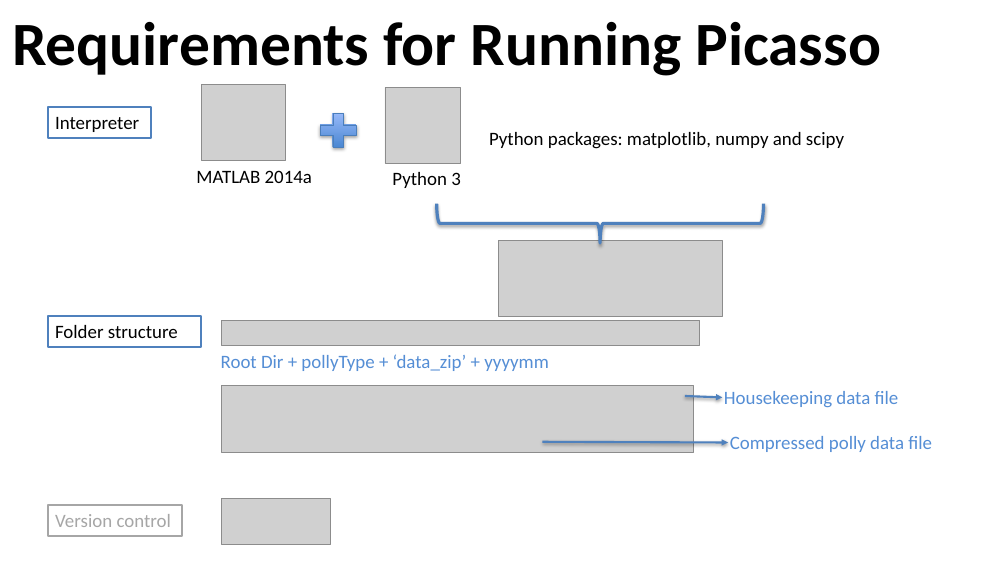
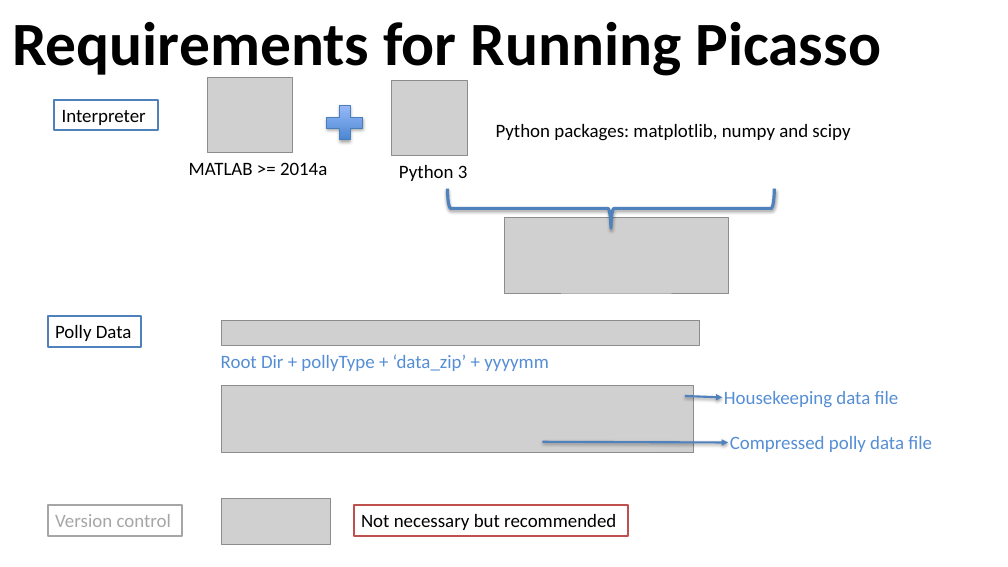
Before and after one commit to PollyNET/Pollynet_Processing_Chain, a slide deck: slide 6 of doc/Pollynet_Processing_Chain.pptx (slide 4 before the commit). Drawn at 1008x567 pixels with LibreOffice and Linux fonts; fonts in the diff are those of the drawing; grey boxes stand for pictures; background and template pictures are left out. Boxes give left, top, right and bottom in pixels: in the first picture for what was removed or moved away, otherwise in the second. Text is boxed around its words. In the diff, an @@ line names an element or a change of style, - is before the commit and + after.

Commit message:
Improvements: update the documentation for 'Picasso introduction'

```diff
--- a/doc/Pollynet_Processing_Chain.pptx
+++ b/doc/Pollynet_Processing_Chain.pptx
@@ 1 rectangle, 1 text, 1 plus sign: place and size @@
-1 rectangle, 1 text, 1 plus sign at (48, 107, 461, 188)
+1 rectangle, 1 text, 1 plus sign at (54, 100, 468, 181)
@@ 2 pictures, 1 text: place and size @@
-2 pictures, 1 text at (201, 85, 844, 163)
+2 pictures, 1 text at (208, 77, 850, 156)
@@ text at (189, 162, 327, 175): text changed @@
-MATLAB 2014a
+MATLAB >= 2014a
@@ left brace: place and size @@
-left brace at (437, 203, 764, 243)
+left brace at (448, 188, 774, 228)
@@ picture: place and size @@
-picture at (498, 240, 722, 316)
+picture at (504, 218, 728, 293)
@@ rectangle "Polly Data": place and size @@
-rectangle "Polly Data" at (48, 316, 201, 346)
+rectangle "Polly Data" at (48, 316, 141, 346)
@@ text in rectangle at (55, 325, 132, 341): text changed @@
-Folder structure
+Polly Data
@@ rectangle added at (354, 505, 628, 535), fill #FFFFFF, outline #C0504D 2 pt, 18 pt, text #000000 @@
+Not necessary but recommended
```
Also in this commit, not shown: 9 other slides changed, 4 slides added, 1 slide removed, 3 other files.
